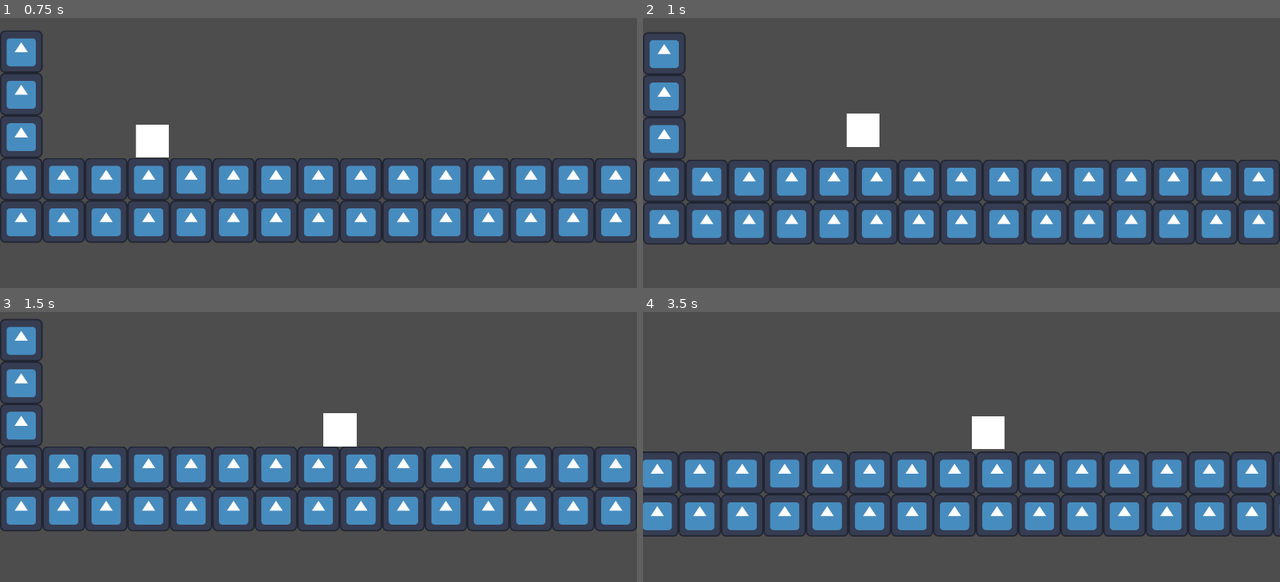
Above: before the commit, frames 1-4 (two rows, left to right).
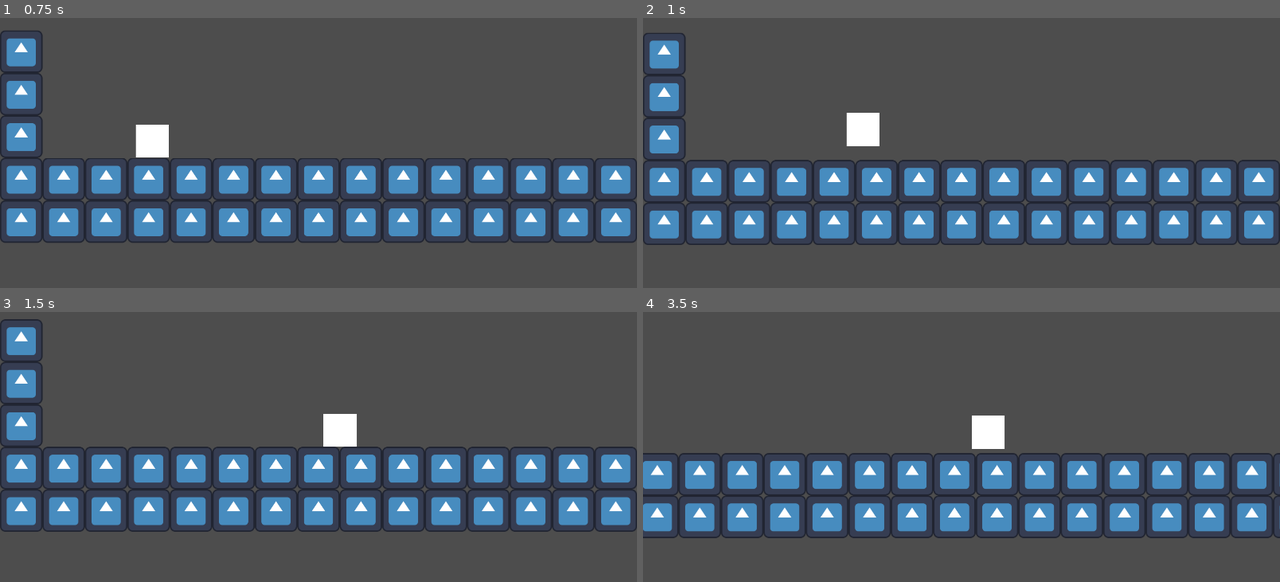
Above: after the commit, the same moments.

Repository: LitheFulminare/Operation-Venulysian
Game: Godot game, scene res://Game scenes/Prototyping.tscn
The game is run twice, just before and just after one commit, with the same random seed, the same clock (stepped at 60 frames per second) and the same inputs. The engine's default icon, where the game draws it, is replaced by a stand-in: a white triangle on a blue panel in a dark square.
Inputs:
- Up to frame 1 (0.75 s): hold D (Right) from 0.53 s (still down); tap Shift (Dash) at 0.6 s
- Up to frame 2 (1 s): keep holding D (Right); tap W (Up) at 0.77 s
- Up to frame 3 (1.5 s): keep holding D (Right); tap Shift (Dash) at 1.35 s
- Up to frame 4 (3.5 s): tap W (Up) at 1.52, 3.02 s; release D (Right) at 2.03 s; hold A (Left) 2.03-2.78 s; tap Shift (Dash) at 2.1, 2.85 s; hold D (Right) from 2.78 s (still down)

Frame 1 is identical in both runs. In frame 2, 1.6% of the frame differs, in the area x 0-100%, y 5-85%; in frame 3, 1.8%; in frame 4, 5.3%, in the area x 0-100%, y 38-84%.

Commit message:
stop falling when dashing

Diff:
--- a/Operation Venulysian/Components/Entity/movement_controller.gd
+++ b/Operation Venulysian/Components/Entity/movement_controller.gd
@@ -20,7 +20,7 @@
 @onready var dash_speed: float = walk_speed * dash_speed_multiplier
 
 func move(delta: float) -> void:
-	if !character_body.is_on_floor():
+	if !character_body.is_on_floor() && !is_dashing:
 		character_body.velocity += character_body.get_gravity() * delta
 
 	if Input.is_action_just_pressed("Up") && character_body.is_on_floor():
